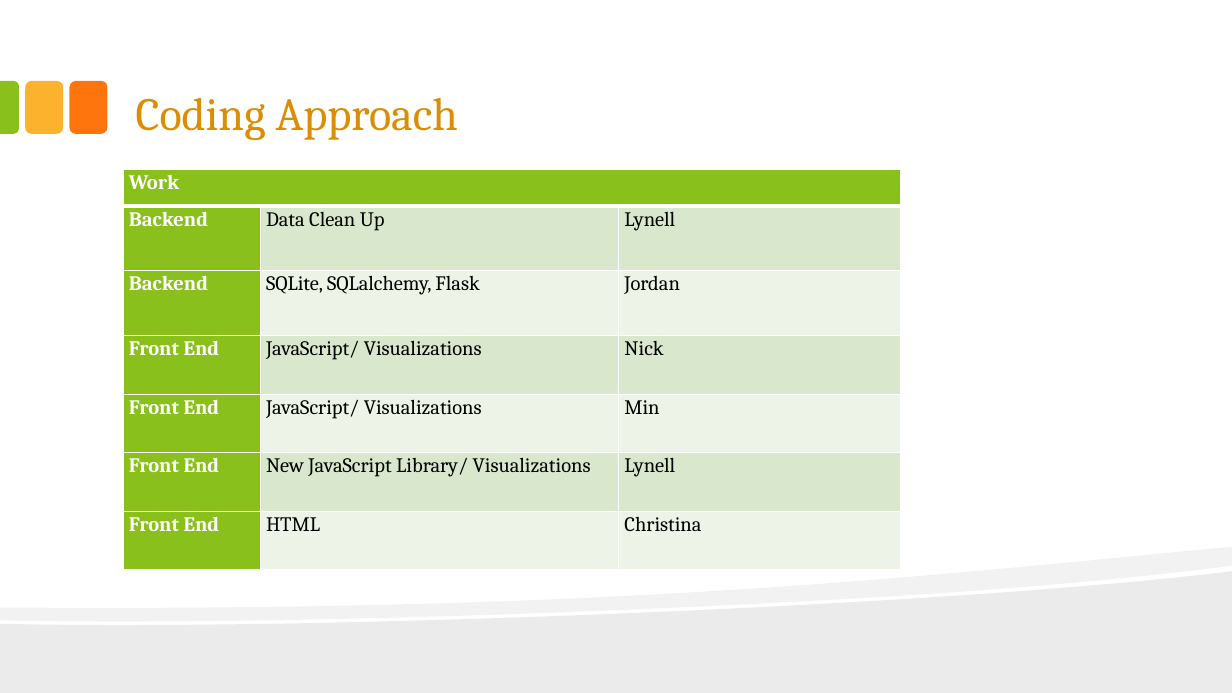
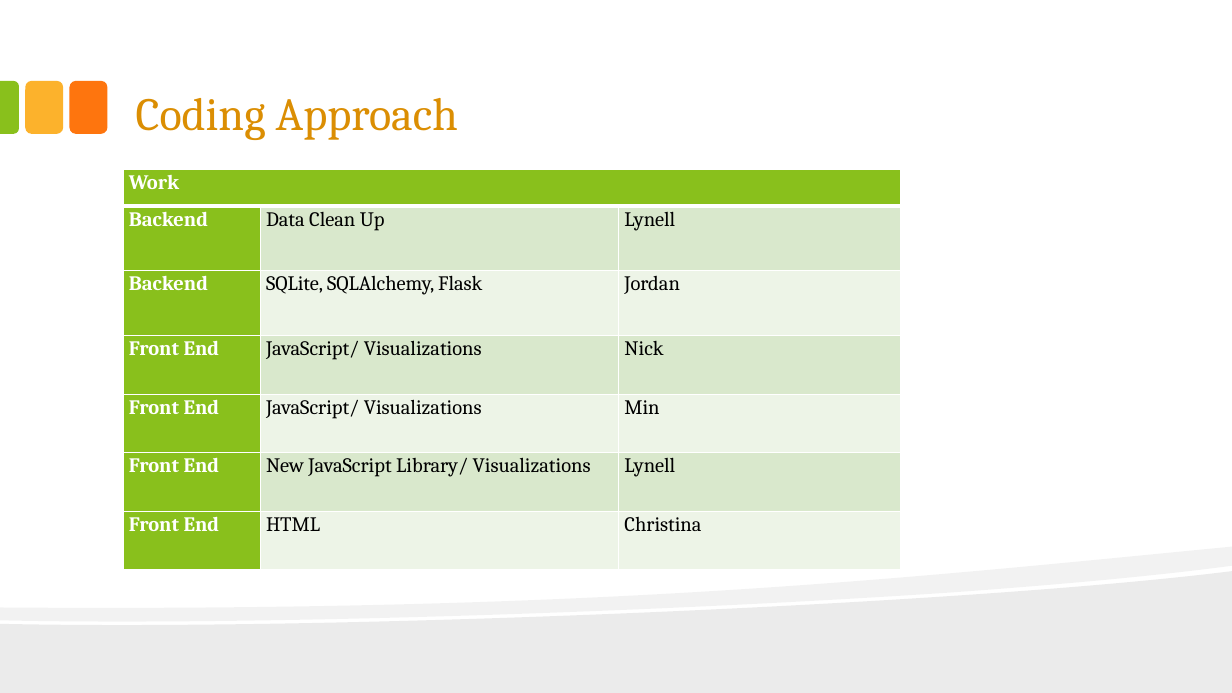
Before and after one commit to nickmangarella/nyc-restaurant-inspections, a slide deck: slide 5 of Restaurant Inspections NYC.pptx. Drawn at 1232x693 pixels with LibreOffice and Linux fonts; fonts in the diff are those of the drawing; background and template pictures are left out. Boxes give left, top, right and bottom in pixels: in the first picture for what was removed or moved away, otherwise in the second. Text is boxed around its words. In the diff, an @@ line names an element or a change of style, - is before the commit and + after.

Commit message:
new sqlite

```diff
--- a/Restaurant Inspections NYC.pptx
+++ b/Restaurant Inspections NYC.pptx
@@ table at <box>123,169,900,569</box> @@
-row 3, column 2: SQLite, SQLalchemy, Flask
+row 3, column 2: SQLite, SQLAlchemy, Flask
```
Also in this commit, not shown: 2 other files.
